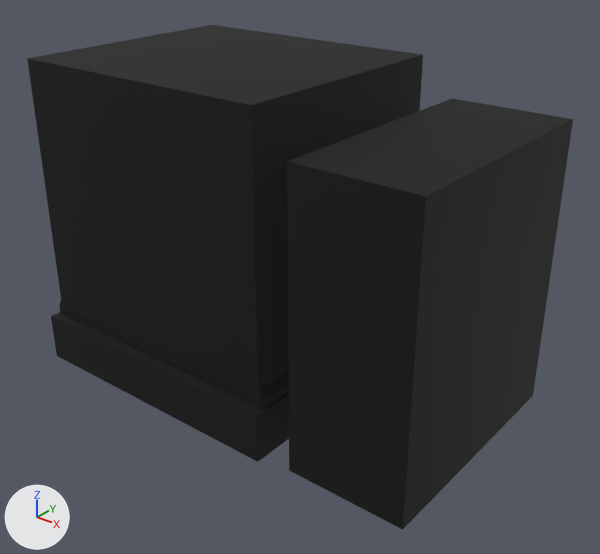
Renders of the glTF model assets/models/office/computer.glb from each side of a commit.
The view is the same before and after, from a 50 mm lens placed at (12.71, -13.95, 9.4), pointed at (1.25, 0.36, 0.52). The axes (+X, +Y, +Z) are drawn at lower left. The lights are the same throughout. The picture after the commit comes second. Where no turn or scale is listed for an object, it has been applied to the vertices.

Names of what the first picture shows: 'computer-base', 'computer-monitor', 'computer-tower'.
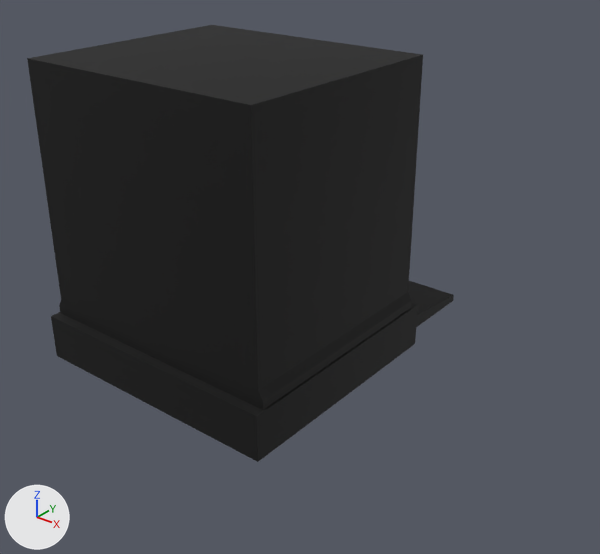
The newer file is also rescaled (x0.1), turned or shifted as a whole; pictures and numbers use the older file's frame.

Boxes (x1, y1, x2, y2) around the edits, measured in the pictures (600 x 554 px):
'computer-tower', deleted (black): before (287, 98, 573, 529)

The edits, one by one:
Object 'computer-tower' (ob_computer_tower) is deleted.
